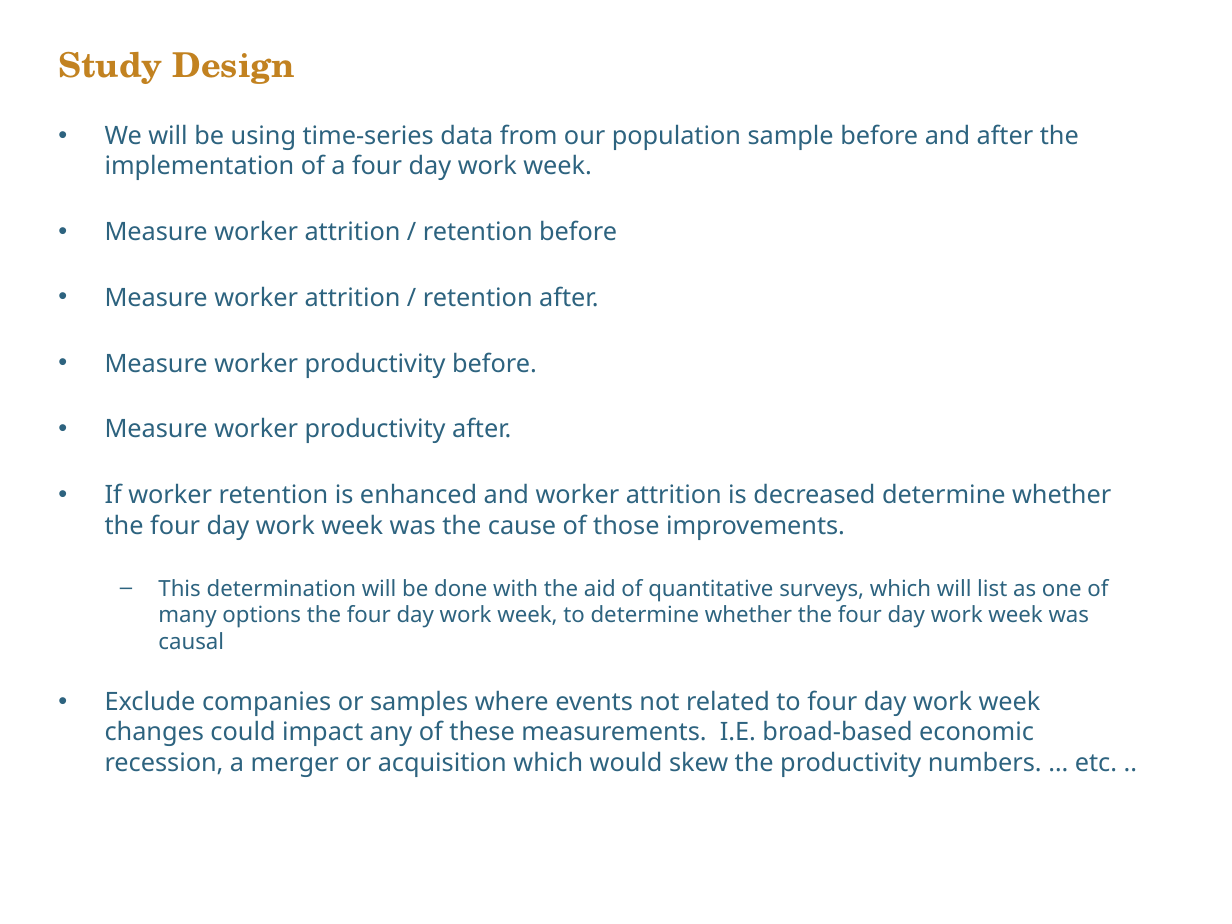
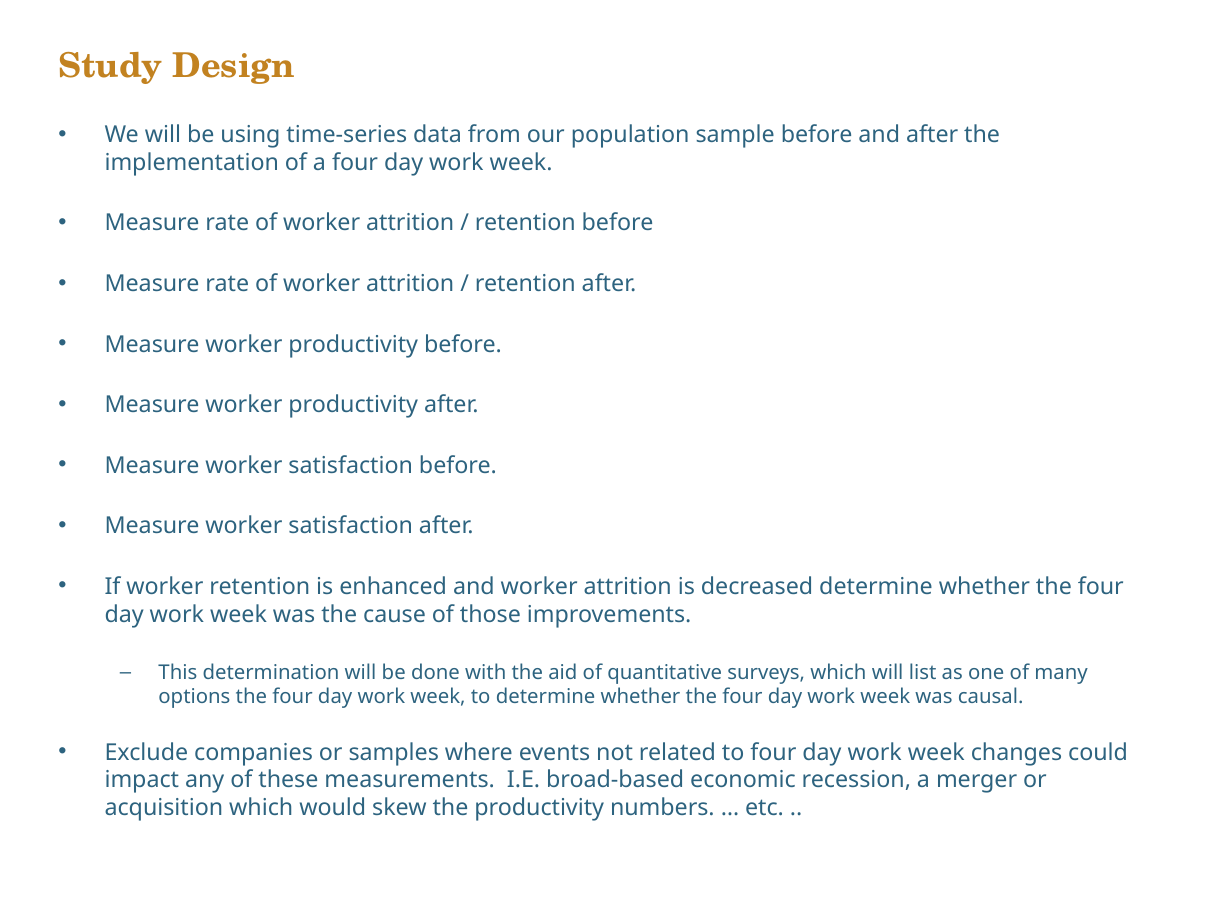
Before and after one commit to tuneman7/tuneman7.github.io, a slide deck: slide 1 of presentation_sections_4_5_and_6.pptx. Drawn at 1232x924 pixels with LibreOffice and Linux fonts; fonts in the diff are those of the drawing; background and template pictures are left out. Boxes give left, top, right and bottom in pixels: in the first picture for what was removed or moved away, otherwise in the second. Text is boxed around its words. In the diff, an @@ line names an element or a change of style, - is before the commit and + after.

```diff
--- a/presentation_sections_4_5_and_6.pptx
+++ b/presentation_sections_4_5_and_6.pptx
@@ text at box(105, 124, 1128, 821): size 14.8 to 13.6 pt in "We will be using time-series data from ...", "Measure worker productivity before.", "Measure worker productivity after.", "If worker retention is enhanced and worker ..." and 1 more places @@
@@ text at box(105, 212, 654, 292): text changed; size 14.8 to 13.6 pt @@
-• Measure worker attrition / retention before
-• Measure worker attrition / retention after.
+• Measure rate of worker attrition / retention before
+• Measure rate of worker attrition / retention after.
@@ text at box(105, 455, 497, 534): paragraphs added @@
+• Measure worker satisfaction before.
+• Measure worker satisfaction after.
@@ text at box(158, 663, 1087, 708): text changed; size 12.9 to 11.9 pt @@
-  – This determination will be done with the aid of quantitative surveys, which will list as one of many options the four day work week, to determine whether the four day work week was causal
+  – This determination will be done with the aid of quantitative surveys, which will list as one of many options the four day work week, to determine whether the four day work week was causal.
```
Also in this commit, not shown: 1 other slide changed.
